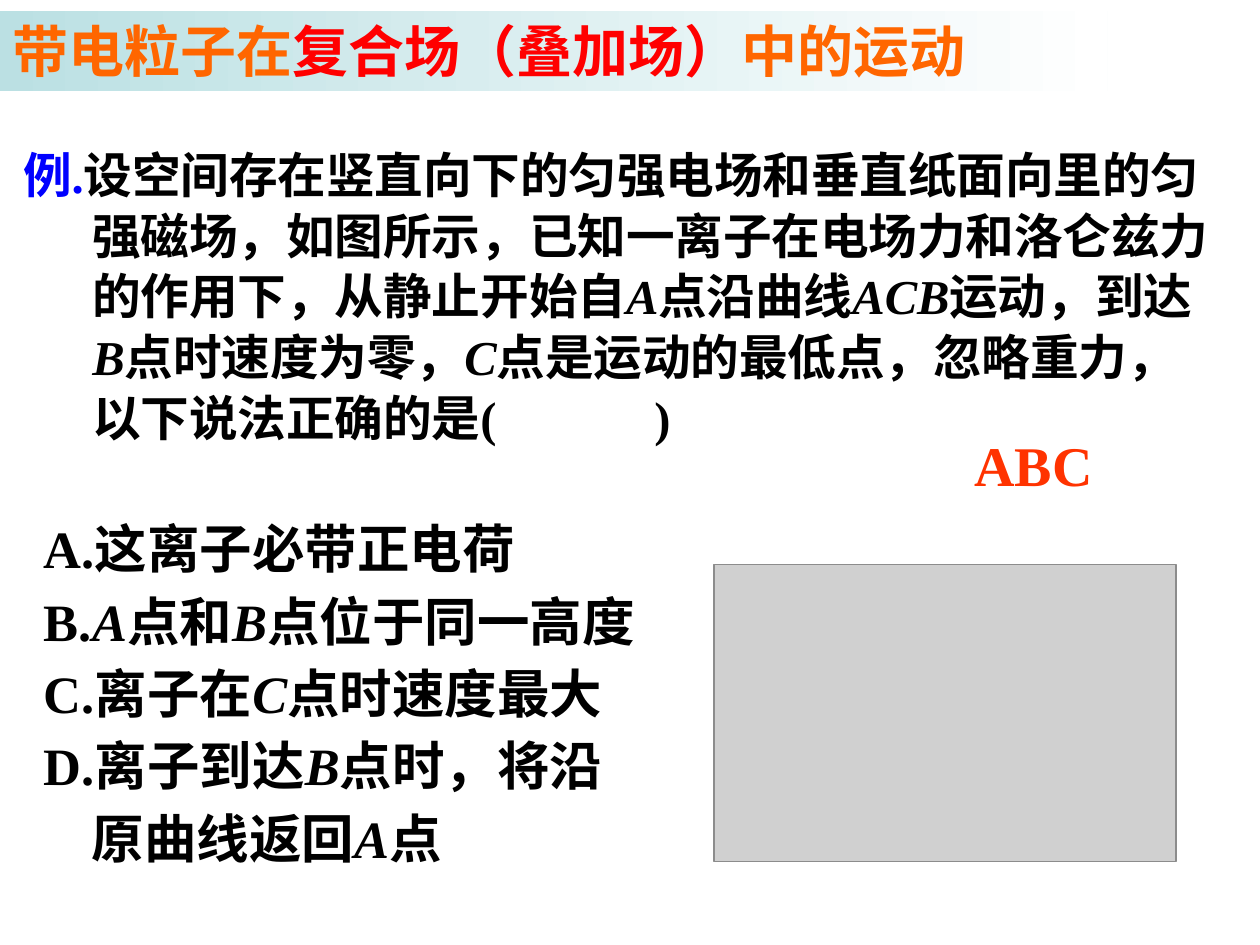
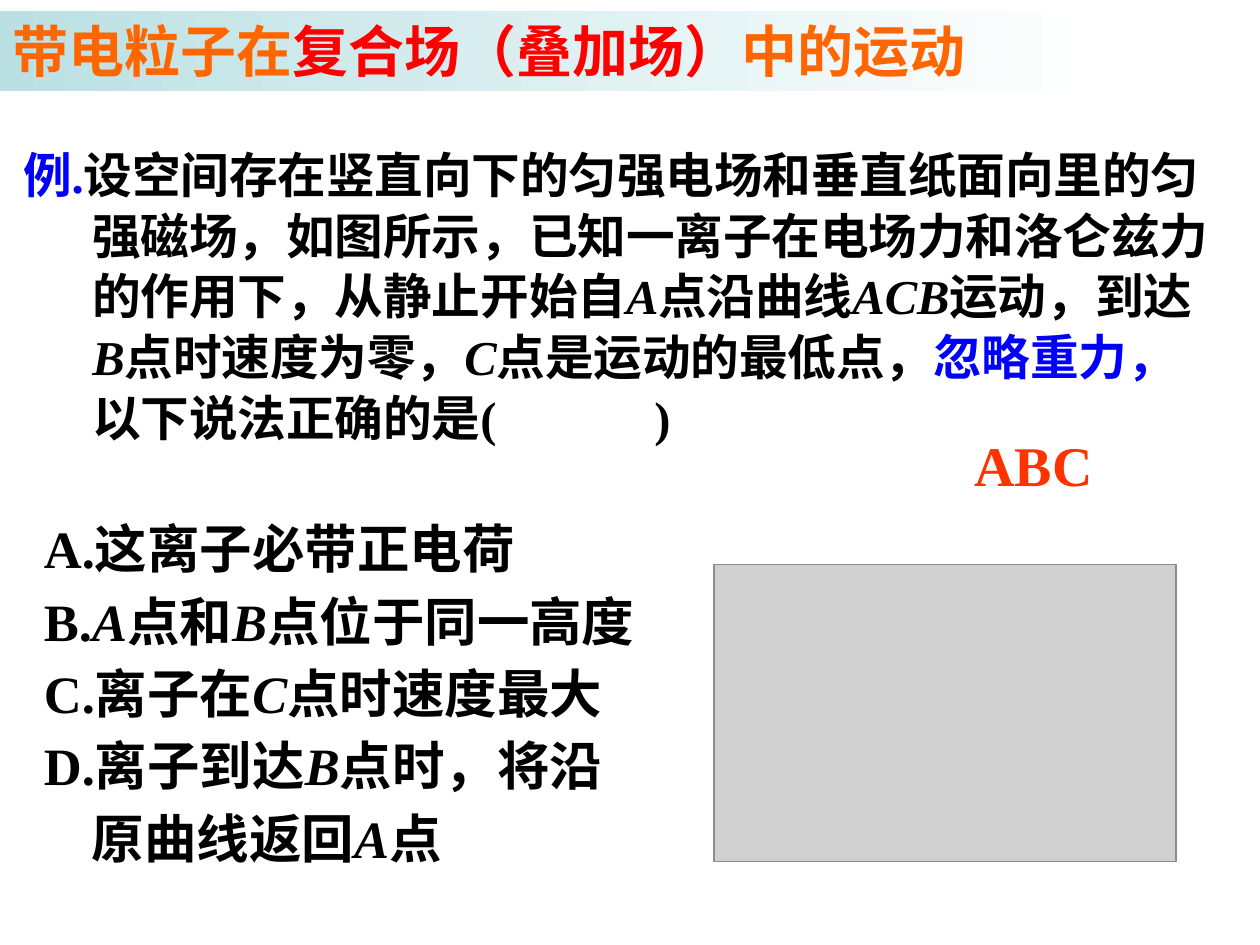
Before and after one commit to saddestboy/wuli2, a slide deck: slide 38 of 3.6 带电粒子在匀强磁场中的运动/3.6b 带电粒子在匀强磁场中的运动 （习题课）.ppt (slide 36 before the commit). Drawn at 1260x945 pixels with LibreOffice and Linux fonts; fonts in the diff are those of the drawing; grey boxes stand for pictures. Boxes give left, top, right and bottom in pixels: in the first picture for what was removed or moved away, otherwise in the second. Text is boxed around its words. In the diff, an @@ line names an element or a change of style, - is before the commit and + after.

```diff
--- a/3.6 带电粒子在匀强磁场中的运动/3.6b 带电粒子在匀强磁场中的运动 （习题课）.ppt
+++ b/3.6 带电粒子在匀强磁场中的运动/3.6b 带电粒子在匀强磁场中的运动 （习题课）.ppt
@@ text "例.设空间存在竖直向下的匀强电场和垂直纸面向里的匀强磁场，如图所示，已知一离子在电场力和洛仑兹力的作用下，从静止开始自A ..." at (x1=23, y1=151, x2=1208, y2=446): text colour #000000 to #0000FF in "例.设空间存在竖直向下的匀强电场和垂直纸面向里的匀强磁场，如图所示，已知一离子在电场力和洛仑兹力的作用下，从静止开始自A ..." @@
```
Also in this commit, not shown: 16 other slides changed, 4 slides added, 1 slide removed.
